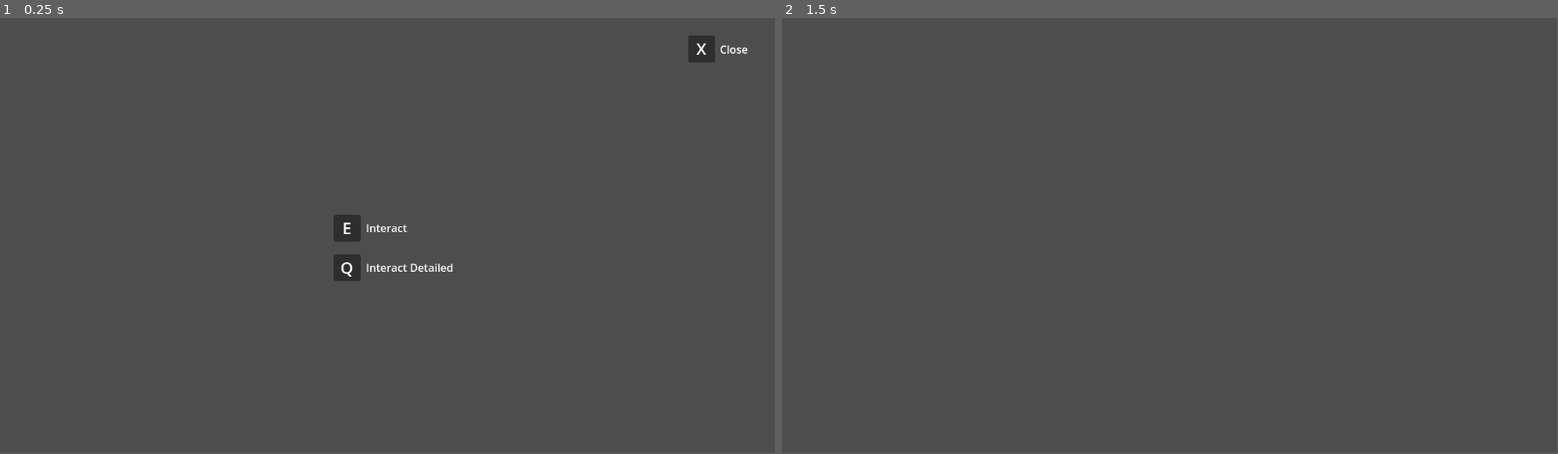
Above: before the commit, frames 1-2 (left to right).
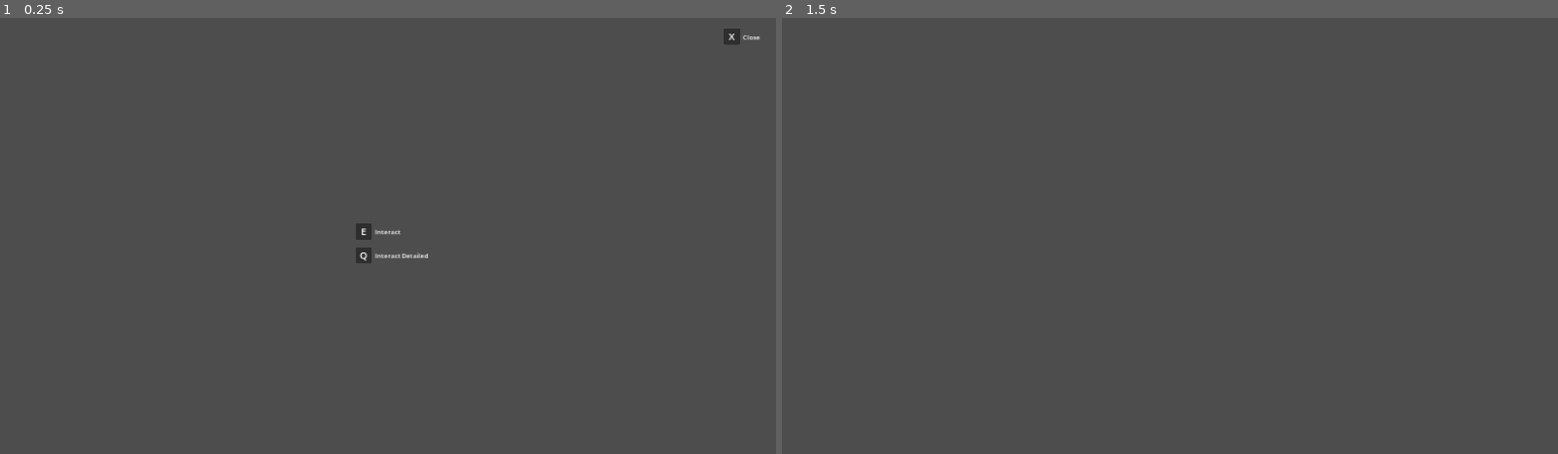
Above: after the commit, the same moments.

Repository: Skyvastern/the-aspiring-deva
Game: Godot game, scene res://main/main.tscn
The game is run twice, just before and just after one commit, with the same random seed, the same clock (stepped at 60 frames per second) and the same inputs.
Inputs (mouse positions are in pixels of both pictures, inside the frame that each line leads up to):
- Up to frame 1 (0.25 s): no input
- Up to frame 2 (1.5 s): tap Enter at 0.5 s; move the mouse to (1340, 214) at 0.52 s; hold D (right, bound only after the commit) 0.53-1.28 s; tap Space (jump, bound only after the commit) at 0.6, 0.77, 1.07, 1.25 s; move the mouse to (1014, 257) at 1.27 s; hold S (backward, bound only after the commit) from 1.28 s (still down); tap X (close_interaction) at 1.35 s
In our replay, the window is 799x449 before the commit and 800x450 after it. These sizes can differ from the game's own. Grey fills any space a smaller window leaves; there, only what the larger window draws over its background counts as a difference.

The runs differ from the first frame. In frame 1, 1.0% of the frame differs, in the area x 43-98%, y 2-61%; in frame 2, only the window size differs.

Commit message:
Setup world and player scene

Diff:
--- /dev/null
+++ b/frontend/main/player/player.gd
@@ -0,0 +1,45 @@
+extends CharacterBody3D
+
+@export var camera_3d: Camera3D
+@export var mouse_senstivity: float = 0.005
+@export var speed = 10.0
+@export var jump_velocity = 25
+@export var gravity: float = 100
+
+
+func _ready() -> void:
+	Input.mouse_mode = Input.MOUSE_MODE_CAPTURED
+
+
+func _physics_process(delta: float) -> void:
+	# Add the gravity.
+	if not is_on_floor():
+		velocity.y -= gravity * delta
+
+	# Handle jump.
+	if Input.is_action_just_pressed("jump") and is_on_floor():
+		velocity.y = jump_velocity
+
+	# Get the input direction and handle the movement/deceleration.
+	var input_dir: Vector2 = Input.get_vector("left", "right", "forward", "backward")
+	var direction: Vector3 = (transform.basis * Vector3(input_dir.x, 0, input_dir.y)).normalized()
+
+	if direction:
+		velocity.x = direction.x * speed
+		velocity.z = direction.z * speed
+	else:
+		velocity.x = move_toward(velocity.x, 0, speed)
+		velocity.z = move_toward(velocity.z, 0, speed)
+
+	move_and_slide()
+
+
+func _unhandled_input(event: InputEvent) -> void:
+	if event is InputEventMouseMotion:
+		rotate_y(-event.relative.x * mouse_senstivity)
+		camera_3d.rotate_x(-event.relative.y * mouse_senstivity)
+		camera_3d.rotation_degrees.x = clampf(
+			camera_3d.rotation_degrees.x,
+			-90,
+			90
+		)
--- /dev/null
+++ b/frontend/main/player/player.tscn
@@ -0,0 +1,43 @@
+[gd_scene load_steps=7 format=3 uid="uid://c1bb8sp4rf0m5"]
+
+[ext_resource type="Script" path="res://main/player/player.gd" id="1_2td4h"]
+
+[sub_resource type="BoxMesh" id="BoxMesh_8kxog"]
+size = Vector3(1, 2, 1)
+
+[sub_resource type="StandardMaterial3D" id="StandardMaterial3D_mlv56"]
+albedo_color = Color(1, 0.392157, 0.392157, 1)
+
+[sub_resource type="BoxMesh" id="BoxMesh_nbu6p"]
+size = Vector3(0.75, 0.25, 1)
+
+[sub_resource type="StandardMaterial3D" id="StandardMaterial3D_fp08x"]
+albedo_color = Color(0.196078, 0.196078, 0.196078, 1)
+
+[sub_resource type="BoxShape3D" id="BoxShape3D_lhla1"]
+size = Vector3(1, 2, 1)
+
+[node name="Player" type="CharacterBody3D" node_paths=PackedStringArray("camera_3d")]
+script = ExtResource("1_2td4h")
+camera_3d = NodePath("CameraRoot/Camera3D")
+
+[node name="Body" type="MeshInstance3D" parent="."]
+transform = Transform3D(1, 0, 0, 0, 1, 0, 0, 0, 1, 0, 1, 0)
+cast_shadow = 0
+mesh = SubResource("BoxMesh_8kxog")
+surface_material_override/0 = SubResource("StandardMaterial3D_mlv56")
+
+[node name="Eyes" type="MeshInstance3D" parent="."]
+transform = Transform3D(1, 0, 0, 0, 1, 0, 0, 0, 1, 0, 1.5, -0.25)
+cast_shadow = 0
+mesh = SubResource("BoxMesh_nbu6p")
+surface_material_override/0 = SubResource("StandardMaterial3D_fp08x")
+
+[node name="CollisionShape3D" type="CollisionShape3D" parent="."]
+transform = Transform3D(1, 0, 0, 0, 1, 0, 0, 0, 1, 0, 1, 0)
+shape = SubResource("BoxShape3D_lhla1")
+
+[node name="CameraRoot" type="Node3D" parent="."]
+transform = Transform3D(1, 0, 0, 0, 1, 0, 0, 0, 1, 0, 1.5, 0)
+
+[node name="Camera3D" type="Camera3D" parent="CameraRoot"]
--- /dev/null
+++ b/frontend/main/world/world.tscn
@@ -0,0 +1,64 @@
+[gd_scene load_steps=6 format=3 uid="uid://bjnd35v4sh1vl"]
+
+[ext_resource type="PackedScene" uid="uid://c1bb8sp4rf0m5" path="res://main/player/player.tscn" id="1_5vv7m"]
+
+[sub_resource type="ProceduralSkyMaterial" id="ProceduralSkyMaterial_2e745"]
+sky_top_color = Color(0.294118, 0.588235, 1, 1)
+sky_horizon_color = Color(0.607843, 0.681373, 0.784314, 1)
+ground_bottom_color = Color(0.137255, 0.137255, 0.137255, 1)
+ground_horizon_color = Color(0.607843, 0.681373, 0.784314, 1)
+
+[sub_resource type="Sky" id="Sky_hi364"]
+sky_material = SubResource("ProceduralSkyMaterial_2e745")
+
+[sub_resource type="Environment" id="Environment_755mj"]
+background_mode = 2
+sky = SubResource("Sky_hi364")
+tonemap_mode = 2
+glow_enabled = true
+
+[sub_resource type="StandardMaterial3D" id="StandardMaterial3D_brawa"]
+albedo_color = Color(0.294118, 0.392157, 1, 1)
+
+[node name="World" type="Node3D"]
+
+[node name="DirectionalLight3D" type="DirectionalLight3D" parent="."]
+transform = Transform3D(-0.866023, -0.433016, 0.250001, 0, 0.499998, 0.866027, -0.500003, 0.749999, -0.43301, 0, 0, 0)
+shadow_enabled = true
+
+[node name="WorldEnvironment" type="WorldEnvironment" parent="."]
+environment = SubResource("Environment_755mj")
+
+[node name="Terrain" type="CSGCombiner3D" parent="."]
+use_collision = true
+
+[node name="Ground" type="CSGBox3D" parent="Terrain"]
+size = Vector3(48, 1, 48)
+
+[node name="Obstacle" type="CSGBox3D" parent="Terrain"]
+transform = Transform3D(1, 0, 0, 0, 1, 0, 0, 0, 1, -7.9, 2, 14.2)
+size = Vector3(7, 3, 3)
+material = SubResource("StandardMaterial3D_brawa")
+
+[node name="Obstacle2" type="CSGBox3D" parent="Terrain"]
+transform = Transform3D(1, 0, 0, 0, 1, 0, 0, 0, 1, -14.9, 2, 0.2)
+size = Vector3(7, 3, 3)
+material = SubResource("StandardMaterial3D_brawa")
+
+[node name="Obstacle3" type="CSGBox3D" parent="Terrain"]
+transform = Transform3D(1, 0, 0, 0, 1, 0, 0, 0, 1, 11.1, 2, 14.2)
+size = Vector3(7, 3, 3)
+material = SubResource("StandardMaterial3D_brawa")
+
+[node name="Obstacle4" type="CSGBox3D" parent="Terrain"]
+transform = Transform3D(1, 0, 0, 0, 1, 0, 0, 0, 1, -14.9, 2, -13.8)
+size = Vector3(7, 3, 3)
+material = SubResource("StandardMaterial3D_brawa")
+
+[node name="Obstacle5" type="CSGBox3D" parent="Terrain"]
+transform = Transform3D(-4.37114e-08, 0, 1, 0, 1, 0, -1, 0, -4.37114e-08, 13.1, 2, -11.8)
+size = Vector3(7, 3, 3)
+material = SubResource("StandardMaterial3D_brawa")
+
+[node name="Player" parent="." instance=ExtResource("1_5vv7m")]
+transform = Transform3D(1, 0, 0, 0, 1, 0, 0, 0, 1, 0, 0.5, 0)
--- a/frontend/project.godot
+++ b/frontend/project.godot
@@ -23,6 +23,14 @@
 
 Global="*res://main/singletons/global/global.tscn"
 
+[display]
+
+window/size/viewport_width=1920
+window/size/viewport_height=1080
+window/size/mode=2
+window/stretch/mode="canvas_items"
+window/stretch/aspect="expand"
+
 [input]
 
 interact={
@@ -40,7 +48,34 @@
 "events": [Object(InputEventKey,"resource_local_to_scene":false,"resource_name":"","device":-1,"window_id":0,"alt_pressed":false,"shift_pressed":false,"ctrl_pressed":false,"meta_pressed":false,"pressed":false,"keycode":0,"physical_keycode":88,"key_label":0,"unicode":120,"echo":false,"script":null)
 ]
 }
+forward={
+"deadzone": 0.5,
+"events": [Object(InputEventKey,"resource_local_to_scene":false,"resource_name":"","device":-1,"window_id":0,"alt_pressed":false,"shift_pressed":false,"ctrl_pressed":false,"meta_pressed":false,"pressed":false,"keycode":0,"physical_keycode":87,"key_label":0,"unicode":119,"echo":false,"script":null)
+]
+}
+backward={
+"deadzone": 0.5,
+"events": [Object(InputEventKey,"resource_local_to_scene":false,"resource_name":"","device":-1,"window_id":0,"alt_pressed":false,"shift_pressed":false,"ctrl_pressed":false,"meta_pressed":false,"pressed":false,"keycode":0,"physical_keycode":83,"key_label":0,"unicode":115,"echo":false,"script":null)
+]
+}
+right={
+"deadzone": 0.5,
+"events": [Object(InputEventKey,"resource_local_to_scene":false,"resource_name":"","device":-1,"window_id":0,"alt_pressed":false,"shift_pressed":false,"ctrl_pressed":false,"meta_pressed":false,"pressed":false,"keycode":0,"physical_keycode":68,"key_label":0,"unicode":100,"echo":false,"script":null)
+]
+}
+left={
+"deadzone": 0.5,
+"events": [Object(InputEventKey,"resource_local_to_scene":false,"resource_name":"","device":-1,"window_id":0,"alt_pressed":false,"shift_pressed":false,"ctrl_pressed":false,"meta_pressed":false,"pressed":false,"keycode":0,"physical_keycode":65,"key_label":0,"unicode":97,"echo":false,"script":null)
+]
+}
+jump={
+"deadzone": 0.5,
+"events": [Object(InputEventKey,"resource_local_to_scene":false,"resource_name":"","device":-1,"window_id":0,"alt_pressed":false,"shift_pressed":false,"ctrl_pressed":false,"meta_pressed":false,"pressed":false,"keycode":0,"physical_keycode":32,"key_label":0,"unicode":32,"echo":false,"script":null)
+]
+}
 
 [rendering]
 
 renderer/rendering_method="mobile"
+anti_aliasing/quality/msaa_3d=1
+anti_aliasing/quality/screen_space_aa=1
